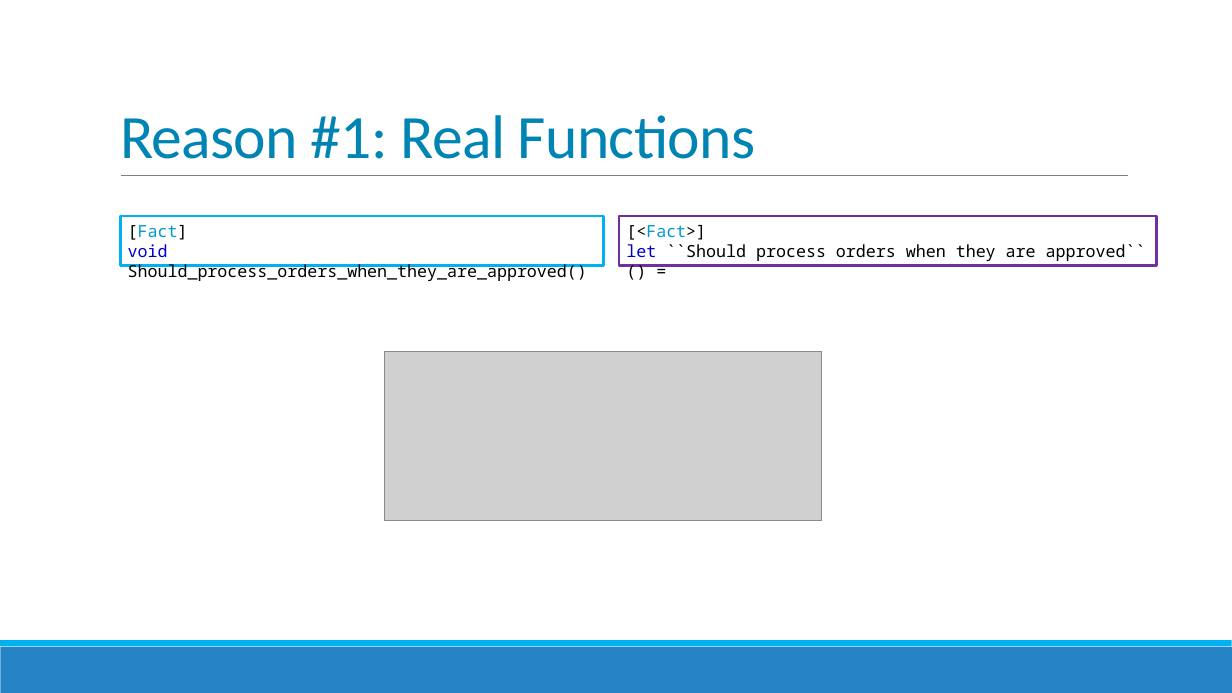
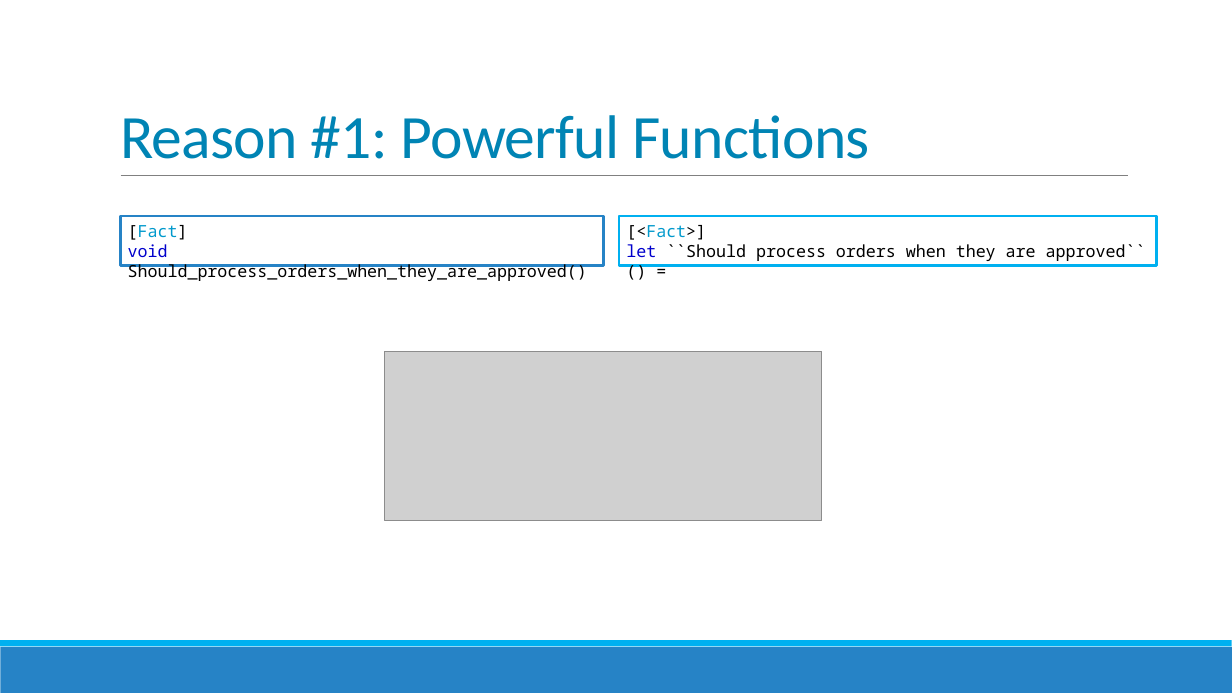
Before and after one commit to jorgef/fivereasons, a slide deck: slide 7 of FiveReasons.pptx. Drawn at 1232x693 pixels with LibreOffice and Linux fonts; fonts in the diff are those of the drawing; grey boxes stand for pictures. Boxes give left, top, right and bottom in pixels: in the first picture for what was removed or moved away, otherwise in the second. Text is boxed around its words. In the diff, an @@ line names an element or a change of style, - is before the commit and + after.

```diff
--- a/FiveReasons.pptx
+++ b/FiveReasons.pptx
@@ title at (120, 115, 869, 159): text changed @@
-Reason #1: Real Functions
+Reason #1: Powerful Functions
@@ rectangle "[Fact]" at (120, 216, 604, 266): outline #00B0F0 2 pt to #2683C6 2 pt @@
@@ rectangle "[<Fact>]" at (619, 216, 1156, 266): outline #7030A0 2 pt to #00B0F0 2 pt @@
```
Also in this commit, not shown: 19 other slides changed.
